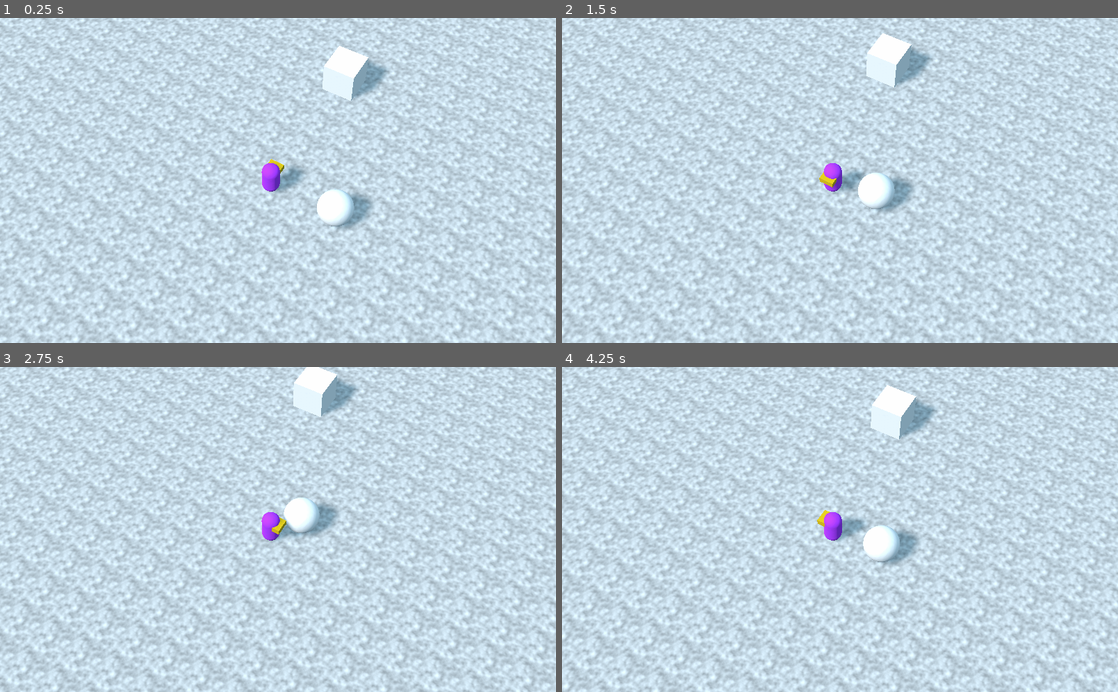
Above: before the commit, frames 1-4 (two rows, left to right).
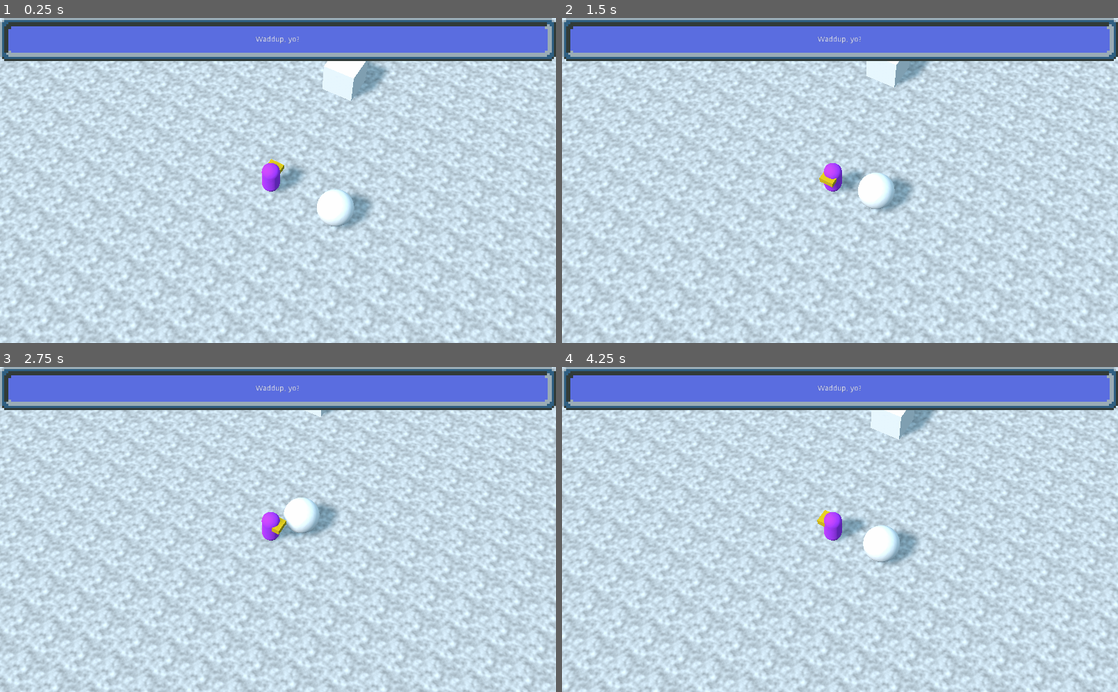
Above: after the commit, the same moments.

Repository: hellocld/ogam-2109
Game: Godot game, scene res://Testing/CharacterTest.tscn
Two runs of this game, one before a commit and one after it. Both use one fixed random seed, a clock stepped at 60 frames per second and the inputs below. The project has no main scene, so this scene is started directly.
Inputs:
- Up to frame 1 (0.25 s): no input
- Up to frame 2 (1.5 s): tap Enter at 0.5 s; hold Right (char_move_right) 0.53-1.28 s; hold Z (char_interact) 0.53-1.28 s; hold Down (char_move_down) from 1.28 s (still down); tap Z (char_interact) at 1.35 s
- Up to frame 3 (2.75 s): release Down (char_move_down) at 2.03 s; hold Right (char_move_right) from 2.03 s (still down); hold Z (char_interact) from 2.03 s (still down)
- Up to frame 4 (4.25 s): release Right (char_move_right) at 2.78 s; release Z (char_interact) at 2.78 s; hold Up (char_move_up) 2.78-3.53 s; tap Z (char_interact) at 2.85 s; hold Left (char_move_left) from 3.53 s (still down); hold Z (char_interact) from 3.53 s (still down)

The runs differ from the first frame. In frame 1, 13% of the frame differs, in the area x 0-100%, y 0-14%; in frame 2, 13%; in frame 3, 13%; in frame 4, 13%.

Commit message:
Initial UI, file reorg

Diff:
--- /dev/null
+++ b/Characters/Player/Player.tscn
@@ -0,0 +1,48 @@
+[gd_scene load_steps=8 format=2]
+
+[ext_resource path="res://Characters/Player/PlayerCharacter.gd" type="Script" id=1]
+
+[sub_resource type="SpatialMaterial" id=1]
+albedo_color = Color( 0.713726, 0.211765, 0.968627, 1 )
+
+[sub_resource type="CapsuleMesh" id=2]
+material = SubResource( 1 )
+radius = 0.5
+
+[sub_resource type="SpatialMaterial" id=3]
+albedo_color = Color( 0.862745, 0.709804, 0.0156863, 1 )
+
+[sub_resource type="CubeMesh" id=4]
+material = SubResource( 3 )
+
+[sub_resource type="CapsuleShape" id=5]
+radius = 0.5
+
+[sub_resource type="SphereShape" id=6]
+
+[node name="Character" type="KinematicBody"]
+script = ExtResource( 1 )
+
+[node name="Capsule" type="MeshInstance" parent="."]
+transform = Transform( 1, 0, 0, 0, -4.37114e-08, 1, 0, -1, -4.37114e-08, 0, 1, 0 )
+mesh = SubResource( 2 )
+material/0 = null
+
+[node name="MeshInstance" type="MeshInstance" parent="."]
+transform = Transform( 0.40799, 0, 0, 0, 0.158971, 0, 0, 0, 0.32628, 0, 1.39943, -0.410519 )
+mesh = SubResource( 4 )
+material/0 = null
+
+[node name="CollisionShape" type="CollisionShape" parent="."]
+transform = Transform( 1, 0, 0, 0, -4.37114e-08, 1, 0, -1, -4.37114e-08, 0, 1, 0 )
+shape = SubResource( 5 )
+
+[node name="InteractArea" type="Area" parent="."]
+transform = Transform( 1, 0, 0, 0, 1, 0, 0, 0, 1, 0, 1, -1.1 )
+
+[node name="CollisionShape" type="CollisionShape" parent="InteractArea"]
+transform = Transform( 1, 0, 0, 0, 1, 0, 0, 0, 1, 0, 0, 0.2 )
+shape = SubResource( 6 )
+
+[connection signal="body_entered" from="InteractArea" to="." method="_on_InteractArea_body_entered"]
+[connection signal="body_exited" from="InteractArea" to="." method="_on_InteractArea_body_exited"]
--- /dev/null
+++ b/Interactables/TestInteractable/Interactable.tscn
@@ -0,0 +1,25 @@
+[gd_scene load_steps=5 format=2]
+
+[ext_resource path="res://Utils/InteractableStaticBody.gd" type="Script" id=1]
+[ext_resource path="res://Utils/Interactable.gd" type="Script" id=2]
+
+[sub_resource type="SphereMesh" id=1]
+
+[sub_resource type="SphereShape" id=2]
+
+[node name="Interactable" type="Spatial"]
+transform = Transform( 1, 0, 0, 0, 1, 0, 0, 0, 1, 4, 1, 0 )
+script = ExtResource( 2 )
+
+[node name="MeshInstance" type="MeshInstance" parent="."]
+mesh = SubResource( 1 )
+material/0 = null
+
+[node name="StaticBody" type="StaticBody" parent="."]
+collision_mask = 3
+script = ExtResource( 1 )
+
+[node name="CollisionShape" type="CollisionShape" parent="StaticBody"]
+shape = SubResource( 2 )
+
+[connection signal="interacted_with" from="StaticBody" to="." method="_on_StaticBody_interacted_with"]
--- a/Testing/CharacterTest.tscn
+++ b/Testing/CharacterTest.tscn
@@ -1,49 +1,27 @@
-[gd_scene load_steps=19 format=2]
+[gd_scene load_steps=11 format=2]
 
-[ext_resource path="res://Testing/PlayerCharacter.gd" type="Script" id=1]
-[ext_resource path="res://Testing/Camera.gd" type="Script" id=2]
-[ext_resource path="res://Testing/InteractableStaticBody.gd" type="Script" id=3]
-[ext_resource path="res://Testing/Interactable.gd" type="Script" id=4]
+[ext_resource path="res://Characters/Player/Player.tscn" type="PackedScene" id=1]
+[ext_resource path="res://Utils/Camera.gd" type="Script" id=2]
+[ext_resource path="res://Interactables/TestInteractable/Interactable.tscn" type="PackedScene" id=3]
+[ext_resource path="res://UI/Game_UI.tscn" type="PackedScene" id=4]
 
-[sub_resource type="SpatialMaterial" id=1]
-albedo_color = Color( 0.713726, 0.211765, 0.968627, 1 )
+[sub_resource type="OpenSimplexNoise" id=1]
 
-[sub_resource type="CapsuleMesh" id=2]
-material = SubResource( 1 )
-radius = 0.5
+[sub_resource type="NoiseTexture" id=2]
+seamless = true
+noise = SubResource( 1 )
 
 [sub_resource type="SpatialMaterial" id=3]
-albedo_color = Color( 0.862745, 0.709804, 0.0156863, 1 )
-
-[sub_resource type="CubeMesh" id=4]
-material = SubResource( 3 )
-
-[sub_resource type="CapsuleShape" id=9]
-radius = 0.5
-
-[sub_resource type="SphereShape" id=12]
-
-[sub_resource type="OpenSimplexNoise" id=5]
-
-[sub_resource type="NoiseTexture" id=6]
-seamless = true
-noise = SubResource( 5 )
-
-[sub_resource type="SpatialMaterial" id=7]
-albedo_texture = SubResource( 6 )
+albedo_texture = SubResource( 2 )
 uv1_scale = Vector3( 25, 25, 1 )
 
-[sub_resource type="QuadMesh" id=8]
-material = SubResource( 7 )
+[sub_resource type="QuadMesh" id=4]
+material = SubResource( 3 )
 size = Vector2( 50, 50 )
 
-[sub_resource type="CubeMesh" id=10]
+[sub_resource type="CubeMesh" id=5]
 
-[sub_resource type="BoxShape" id=11]
-
-[sub_resource type="SphereMesh" id=13]
-
-[sub_resource type="SphereShape" id=14]
+[sub_resource type="BoxShape" id=6]
 
 [node name="Spatial" type="Spatial"]
 
@@ -53,35 +31,13 @@
 script = ExtResource( 2 )
 TargetNode = NodePath("../Character")
 
-[node name="Character" type="KinematicBody" parent="."]
-script = ExtResource( 1 )
-
-[node name="Capsule" type="MeshInstance" parent="Character"]
-transform = Transform( 1, 0, 0, 0, -4.37114e-08, 1, 0, -1, -4.37114e-08, 0, 1, 0 )
-mesh = SubResource( 2 )
-material/0 = null
-
-[node name="MeshInstance" type="MeshInstance" parent="Character"]
-transform = Transform( 0.40799, 0, 0, 0, 0.158971, 0, 0, 0, 0.32628, 0, 1.39943, -0.410519 )
-mesh = SubResource( 4 )
-material/0 = null
-
-[node name="CollisionShape" type="CollisionShape" parent="Character"]
-transform = Transform( 1, 0, 0, 0, -4.37114e-08, 1, 0, -1, -4.37114e-08, 0, 1, 0 )
-shape = SubResource( 9 )
-
-[node name="InteractArea" type="Area" parent="Character"]
-transform = Transform( 1, 0, 0, 0, 1, 0, 0, 0, 1, 0, 1, -1.1 )
-
-[node name="CollisionShape" type="CollisionShape" parent="Character/InteractArea"]
-transform = Transform( 1, 0, 0, 0, 1, 0, 0, 0, 1, 0, 0, 0.2 )
-shape = SubResource( 12 )
+[node name="Character" parent="." instance=ExtResource( 1 )]
 
 [node name="Floor" type="Spatial" parent="."]
 
 [node name="MeshInstance" type="MeshInstance" parent="Floor"]
 transform = Transform( 1, 0, 0, 0, -4.37114e-08, 1, 0, -1, -4.37114e-08, 0, 0, 0 )
-mesh = SubResource( 8 )
+mesh = SubResource( 4 )
 material/0 = null
 
 [node name="DirectionalLight" type="DirectionalLight" parent="."]
@@ -94,28 +50,13 @@
 
 [node name="MeshInstance" type="MeshInstance" parent="StaticBody"]
 transform = Transform( 1, 0, 0, 0, 1, 0, 0, 0, 1, 0, 1, 0 )
-mesh = SubResource( 10 )
+mesh = SubResource( 5 )
 material/0 = null
 
 [node name="CollisionShape" type="CollisionShape" parent="StaticBody"]
 transform = Transform( 1, 0, 0, 0, 1, 0, 0, 0, 1, 0, 1, 0 )
-shape = SubResource( 11 )
+shape = SubResource( 6 )
 
-[node name="Interactable" type="Spatial" parent="."]
-transform = Transform( 1, 0, 0, 0, 1, 0, 0, 0, 1, 4, 1, 0 )
-script = ExtResource( 4 )
+[node name="Interactable" parent="." instance=ExtResource( 3 )]
 
-[node name="MeshInstance" type="MeshInstance" parent="Interactable"]
-mesh = SubResource( 13 )
-material/0 = null
-
-[node name="StaticBody" type="StaticBody" parent="Interactable"]
-collision_mask = 3
-script = ExtResource( 3 )
-
-[node name="CollisionShape" type="CollisionShape" parent="Interactable/StaticBody"]
-shape = SubResource( 14 )
-
-[connection signal="body_entered" from="Character/InteractArea" to="Character" method="_on_InteractArea_body_entered"]
-[connection signal="body_exited" from="Character/InteractArea" to="Character" method="_on_InteractArea_body_exited"]
-[connection signal="interacted_with" from="Interactable/StaticBody" to="Interactable" method="_on_StaticBody_interacted_with"]
+[node name="GameUI" parent="." instance=ExtResource( 4 )]
--- /dev/null
+++ b/UI/Game_UI.tscn
@@ -0,0 +1,44 @@
+[gd_scene load_steps=3 format=2]
+
+[ext_resource path="res://UI/UI_Theme.tres" type="Theme" id=1]
+[ext_resource path="res://UI/Sprites/9-Slice.png" type="Texture" id=2]
+
+[node name="GameUI" type="Control"]
+anchor_right = 1.0
+anchor_bottom = 1.0
+__meta__ = {
+"_edit_use_anchors_": false
+}
+
+[node name="AlertDialog" type="NinePatchRect" parent="."]
+anchor_right = 1.0
+anchor_bottom = 0.133
+margin_bottom = 0.199997
+theme = ExtResource( 1 )
+texture = ExtResource( 2 )
+patch_margin_left = 20
+patch_margin_top = 20
+patch_margin_right = 20
+patch_margin_bottom = 20
+__meta__ = {
+"_edit_use_anchors_": false
+}
+
+[node name="MarginContainer" type="MarginContainer" parent="AlertDialog"]
+anchor_right = 1.0
+anchor_bottom = 1.0
+custom_constants/margin_right = 20
+custom_constants/margin_top = 20
+custom_constants/margin_left = 20
+custom_constants/margin_bottom = 20
+__meta__ = {
+"_edit_use_anchors_": false
+}
+
+[node name="RichTextLabel" type="Label" parent="AlertDialog/MarginContainer"]
+margin_left = 20.0
+margin_top = 33.0
+margin_right = 1004.0
+margin_bottom = 47.0
+text = "Waddup, yo?"
+align = 1
--- /dev/null
+++ b/UI/UI_Theme.tres
@@ -0,0 +1,4 @@
+[gd_resource type="Theme" format=2]
+
+[resource]
+Panel/icons/TestPanel = null
--- a/project.godot
+++ b/project.godot
@@ -12,17 +12,17 @@
 "base": "KinematicBody",
 "class": "Character",
 "language": "GDScript",
-"path": "res://Testing/Character.gd"
+"path": "res://Characters/Character.gd"
 }, {
 "base": "StaticBody",
 "class": "InteractableStaticBody",
 "language": "GDScript",
-"path": "res://Testing/InteractableStaticBody.gd"
+"path": "res://Utils/InteractableStaticBody.gd"
 }, {
 "base": "Character",
 "class": "PlayerCharacter",
 "language": "GDScript",
-"path": "res://Testing/PlayerCharacter.gd"
+"path": "res://Characters/Player/PlayerCharacter.gd"
 } ]
 _global_script_class_icons={
 "Character": "",
Renamed: Testing/Character.gd -> Characters/Character.gd
Renamed: Testing/PlayerCharacter.gd -> Characters/Player/PlayerCharacter.gd
Binary file added: UI/Sprites/9-Slice.aseprite
Binary file added: UI/Sprites/9-Slice.png
Not shown, added: UI/Sprites/9-Slice.png.import
Renamed: Testing/Camera.gd -> Utils/Camera.gd
Renamed: Testing/Interactable.gd -> Utils/Interactable.gd
Renamed: Testing/InteractableStaticBody.gd -> Utils/InteractableStaticBody.gd
